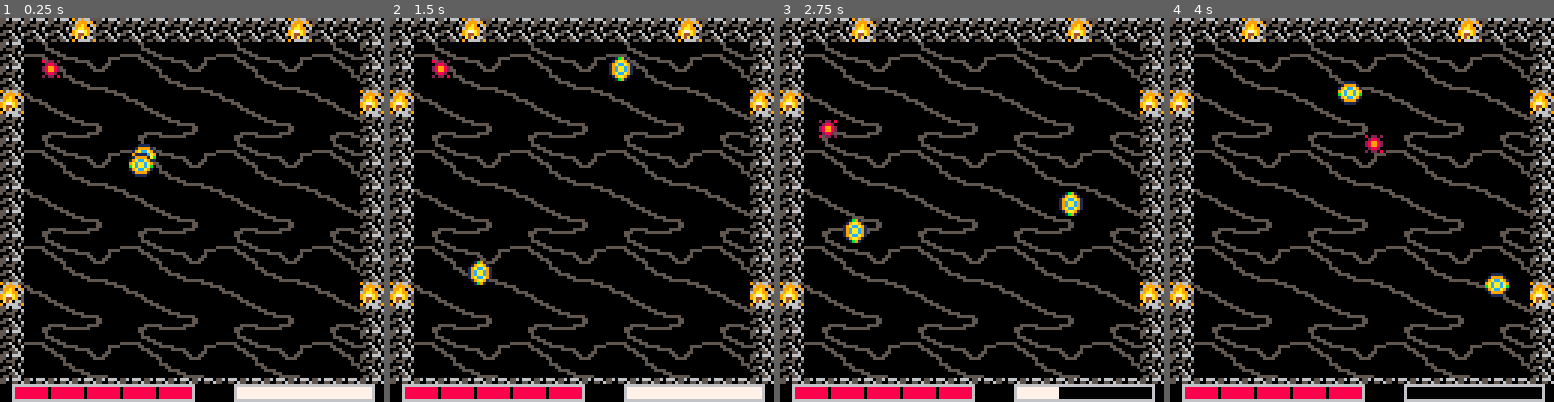
Above: before the commit, frames 1-4 (left to right).
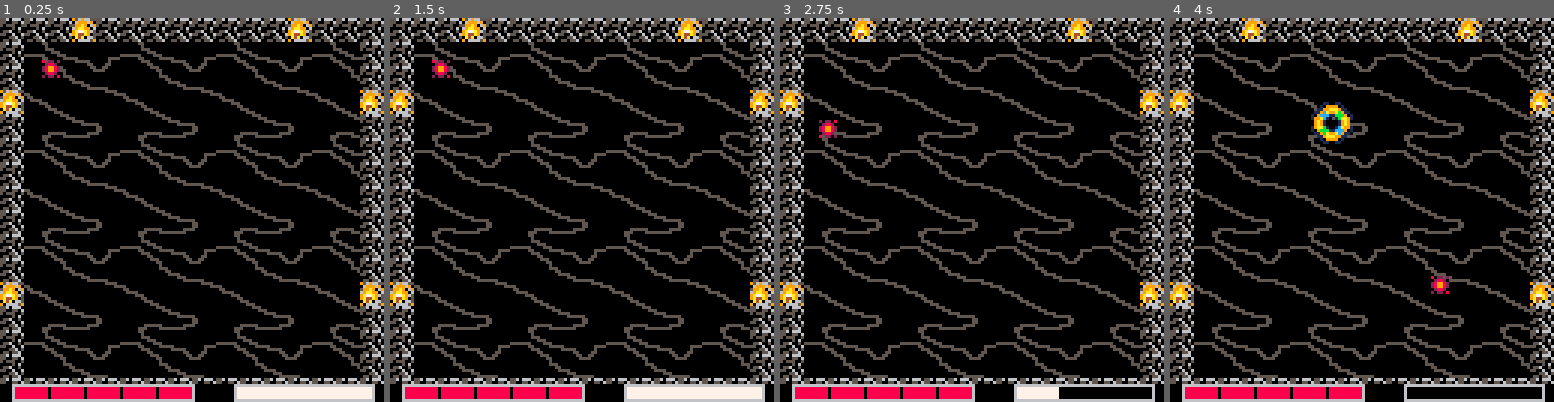
Above: after the commit, the same moments.

Repository: Nakeeb0/NAHL
Game: PICO-8 cartridge nahl.p8
The game is run twice, just before and just after one commit, with the same random seed, the same clock (stepped at 60 frames per second) and the same inputs.
Inputs:
- Up to frame 1 (0.25 s): no input
- Up to frame 2 (1.5 s): tap O (Z key) at 0.33, 0.7, 1.43 s
- Up to frame 3 (2.75 s): hold Left 1.97-2.37 s; tap O (Z key) at 2.22 s; hold Down from 2.42 s (still down)
- Up to frame 4 (4 s): release Down at 2.82 s; hold Right 2.87-3.53 s; tap O (Z key) at 3.1, 3.98 s; hold Up from 3.58 s (still down)

The runs differ from the first frame. In frame 1, 0.5% of the frame differs, in the area x 33-41%, y 32-42%; in frame 2, 0.6%; in frame 3, 0.6%; in frame 4, 1.8%, in the area x 36-89%, y 16-73%.

Commit message:
added the straight-laced-boss

Diff:
--- a/actor.lua
+++ b/actor.lua
@@ -22,6 +22,7 @@
 		damage = 1,
 		w = 4,
 		h = 4,
+		force = 1,
 		team = 1,
 		invul_frames = 30,
 		force_threshold = 1.5,
@@ -145,8 +146,8 @@
 function resolve_collide(a, b)
 	local dir_a = (b.pos - a.pos):normalize()
 	local dir_b = (a.pos - b.pos):normalize()
-	local force_a = dir_a:proj(a.vel) * a.weight
-	local force_b = dir_b:proj(b.vel) * b.weight
+	local force_a = dir_a:proj(a.vel) * a.weight * a.force
+	local force_b = dir_b:proj(b.vel) * b.weight * b.force
 	local mag_a = (force_a / a.weight):magnitude()
 	local mag_b = (force_b / b.weight):magnitude()
 
--- a/ai.lua
+++ b/ai.lua
@@ -2,41 +2,71 @@
 base_ai.__index = base_ai
 
 function base_ai.new(x, y)
-    a = make_actor(3, x, y)
-    add(enemies, a)
-    return a
+	a = make_actor(3, x, y)
+	add(enemies, a)
+	return a
 end
 
 straight_ai = setmetatable({}, base_ai)
 straight_ai.__index = straight_ai
 
 function straight_ai.new(x, y)
-    a = base_ai.new(x, y)
-    a.type = "straight-laced"
-    a.frames = 4
-    a.max_velocity = 1.11
-    a.accel = 0.01
-    a.friction = 1
-    a.bounce = 1
-    a.weight = 2
-    a.hp_max = 3
-    a.hp = 3
-    return a
+	a = base_ai.new(x, y)
+	a.type = "straight-laced"
+	a.frames = 4
+	a.max_velocity = 1.11
+	a.accel = 0.01
+	a.friction = 1
+	a.bounce = 1
+	a.weight = 2
+	a.hp_max = 3
+	a.hp = 3
+	return a
 end
 
-function co_ghost(ai, start_time, total_time)
-	while true do
-		if timer - start_time >= total_time then
-			ai.ghosted = false
-			return
+straight_boss = setmetatable({}, base_ai)
+straight_boss.__index = straight_boss
+
+function straight_boss.new(x, y)
+	a = base_ai.new(x, y)
+	setmetatable(a, straight_boss)
+	a.type = "straight-laced-boss"
+	a.frames = 4
+	a.damage = 2
+	a.max_velocity = 0.6
+	a.accel = 0.01
+	a.friction = 1
+	a.bounce = 1
+	a.weight = 5
+	a.hp_max = 15
+	a.force_threshold = 2.3
+	a.hp = 15
+	a.w = 7
+	a.h = 7
+	a.velocity_cutoff = 0.1
+	a.force = 2.3
+	a.index = 33
+	return a
+end
+
+function straight_boss:create_minions(time)
+	local t = 0
+	add_update_coroutine(function()
+		while self do
+			if t == time then
+				a = straight_ai.new(self.pos.x, self.pos.y)
+				a.hp = 2
+				t = -1
+			end
+			t += 1
+			yield()
 		end
-		yield()
-	end
+	end)
 end
 
 function ai_update()
 	for enemy in all(enemies) do
-		if enemy.type == "straight-laced" then
+		if enemy.type == "straight-laced" or enemy.type == "straight-laced-boss" then
 			local dir = enemy.vel:normalize()
 			if enemy.vel:magnitude() == 0 then
 				dir = vec2d.new(rnd(2) - 1, rnd(2) - 1)
--- a/draw.lua
+++ b/draw.lua
@@ -73,7 +73,12 @@
 	if act.vel:magnitude() < act.velocity_cutoff then
 		act.frame = 0
 	end
-	spr(act.index + act.frame, act.pos.x - act.w, act.pos.y - act.h)
+
+	local tile_height = flr((act.h * 2 + 7) / 8)
+	local tile_width = flr((act.w * 2 + 7) / 8)
+	local sx = ((act.index + act.frame * tile_width) % 16) * 8
+	local sy = flr((act.index + act.frame * tile_height) / 16) * 8
+	sspr(sx, sy, tile_width * 8, tile_width * 8, act.pos.x - act.w, act.pos.y - act.h)
 end
 
 function draw_health_bar(x1, y1, x2, y2, color)
--- a/nahl.lua
+++ b/nahl.lua
@@ -26,8 +26,8 @@
 	player.hp_max = 5
 	player.force_threshold = 0.35
 
-	straight_ai.new(64, 64)
-	straight_ai.new(64, 64)
+	a = straight_boss.new(100, 100)
+	a:create_minions(400)
 end
 
 function _update60()
--- a/stages.lua
+++ b/stages.lua
@@ -37,10 +37,8 @@
 	for act in all(actor) do
 		move_actor(act)
 	end
-	if timer % 600 == 0 then
-		straight_ai.new(64, 64)
-	end
 	if #enemies == 0 then
-		straight_ai.new(64, 64)
+		straight_boss.new(64, 64)
+		straight_boss:create_minions(400)
 	end
 end
